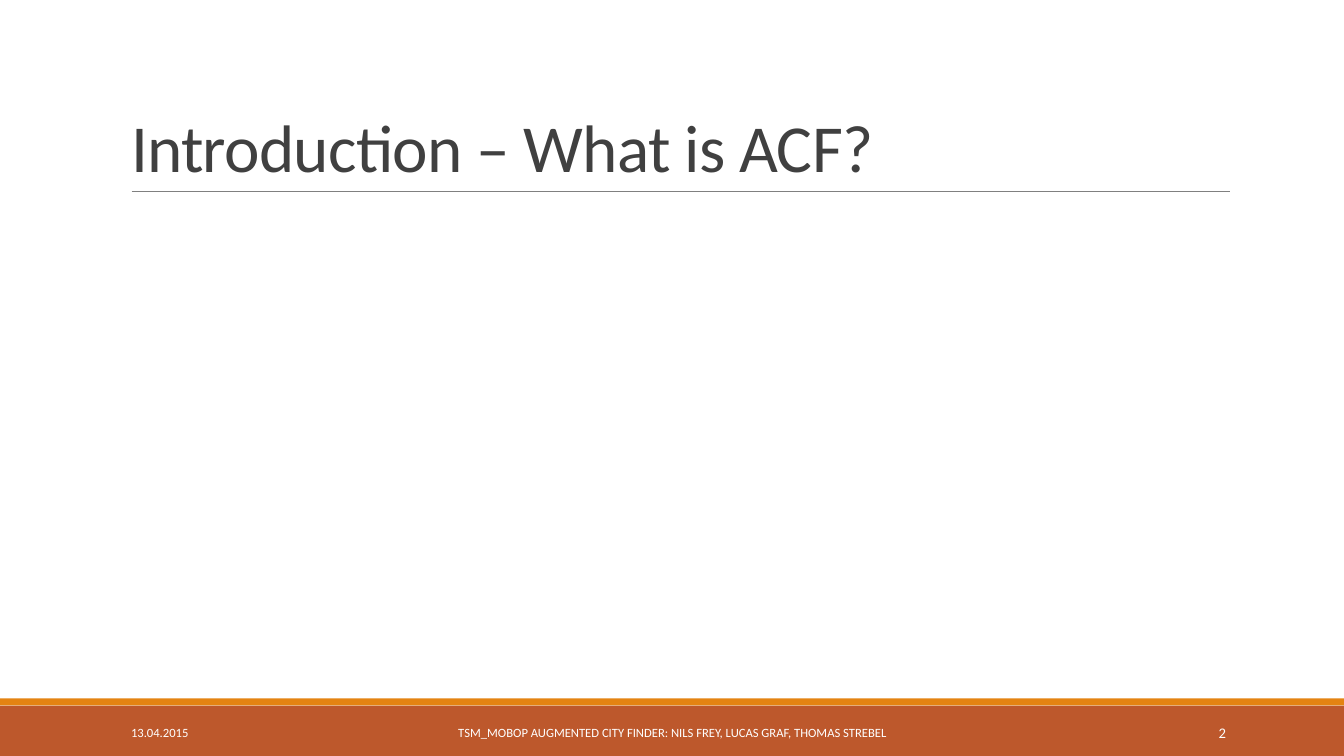
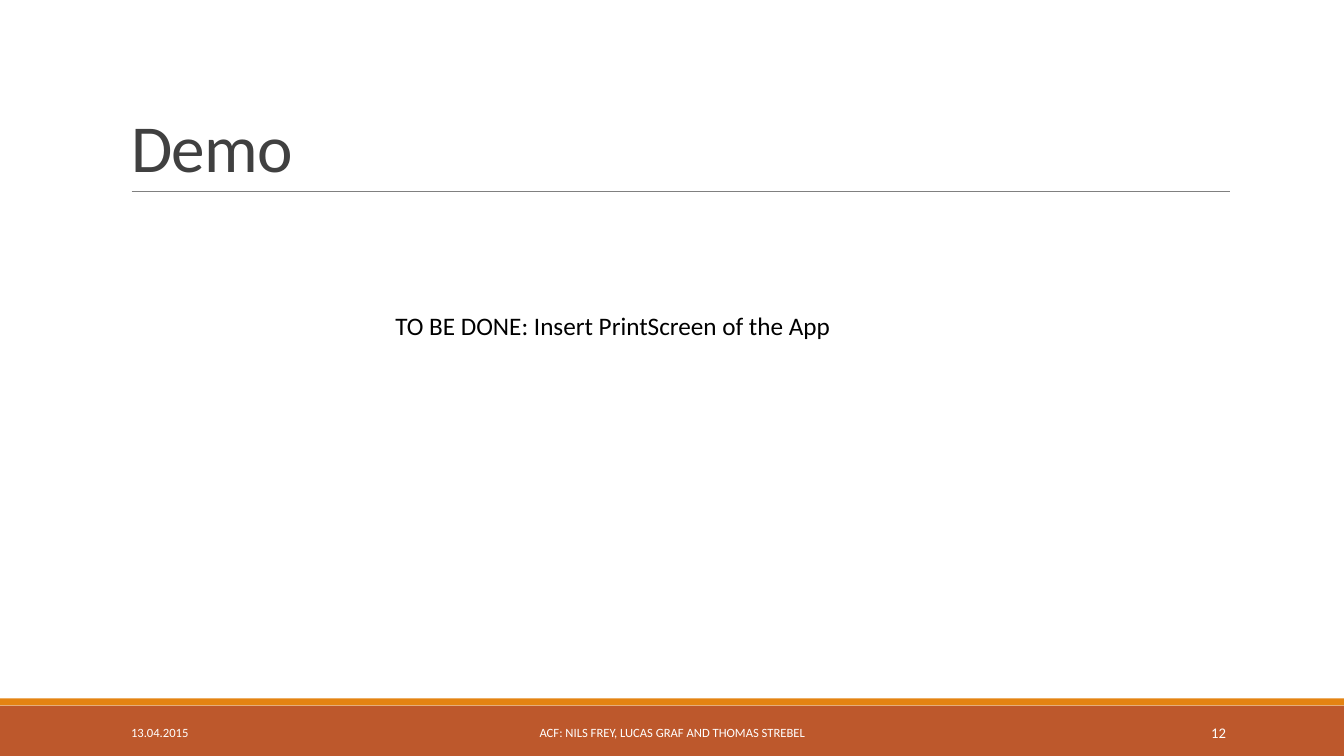
Before and after one commit to freyn42/TSM_MobOp, a slide deck: slide 12 of Presentation/TSM_MobOp Mini Project.pptx (slide 2 before the commit). Drawn at 1344x756 pixels with LibreOffice and Linux fonts; fonts in the diff are those of the drawing. Boxes give left, top, right and bottom in pixels: in the first picture for what was removed or moved away, otherwise in the second. Text is boxed around its words. In the diff, an @@ line names an element or a change of style, - is before the commit and + after.

```diff
--- a/Presentation/TSM_MobOp Mini Project.pptx
+++ b/Presentation/TSM_MobOp Mini Project.pptx
@@ title at <box>131,129,293,173</box>: text changed @@
-Introduction – What is ACF?
+Demo
@@ text added at <box>395,317,830,339</box>, 18 pt, text #000000 @@
+TO BE DONE: Insert PrintScreen of the App
@@ text at <box>540,729,805,739</box>: text changed @@
-TSM_MOBOP AUGMENTED CITY FINDER: NILS FREY, LUCAS GRAF, THOMAS STREBEL
+ACF: NILS FREY, LUCAS GRAF AND THOMAS STREBEL
@@ page number at <box>1211,728,1226,738</box>: text changed @@
-2
+12
```
Also in this commit, not shown: 11 other slides changed.
